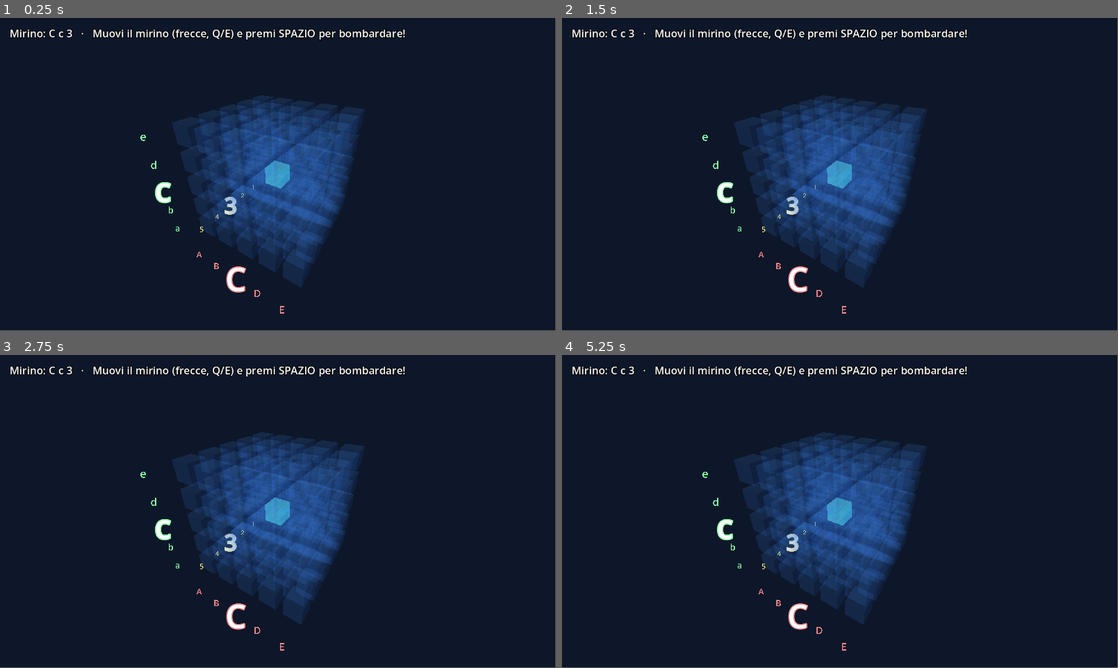
Above: before the commit, frames 1-4 (two rows, left to right).
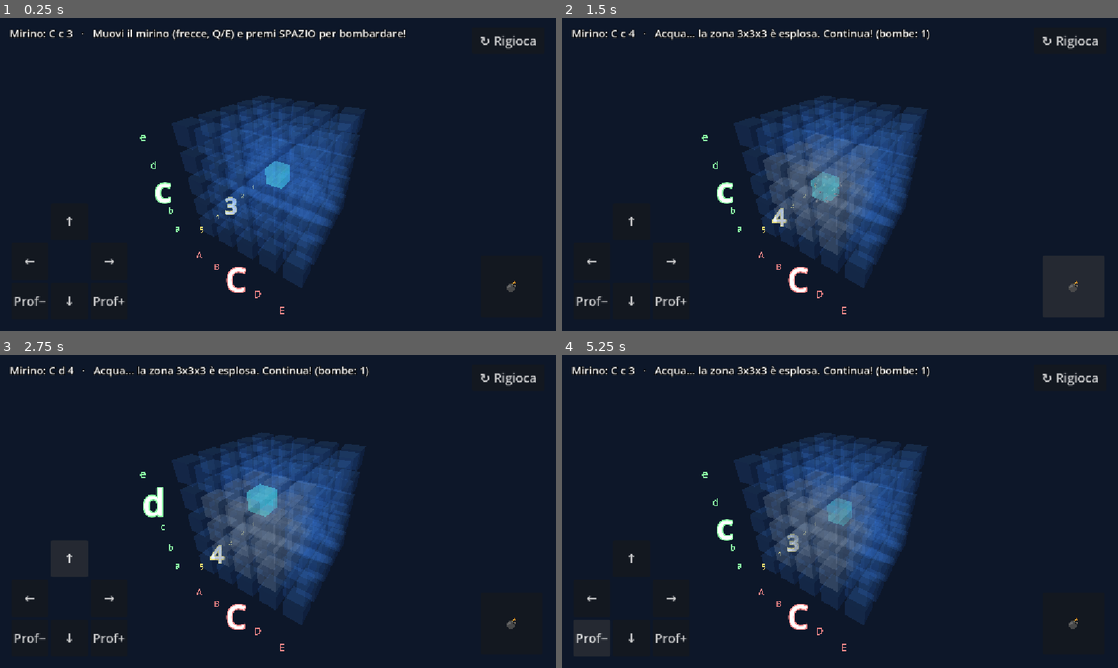
Above: after the commit, the same moments.

Repository: nicolaregge-pulse/corso-godot
Game: Godot game, scene res://main.tscn
The game is run twice, just before and just after one commit, with the same random seed, the same clock (stepped at 60 frames per second) and the same inputs.
Inputs (mouse positions are in pixels of both pictures, inside the frame that each line leads up to):
- Up to frame 1 (0.25 s): no input
- Up to frame 2 (1.5 s): click (673, 299) at 0.5 s, where only the run after the commit has a clickable "Prof+"; click (1073, 287) at 1.25 s, where only the run after the commit has a clickable "💣"
- Up to frame 3 (2.75 s): click (66, 558) at 2 s, where only the run after the commit has a clickable "↑"
- Up to frame 4 (5.25 s): click (589, 599) at 2.75 s, where only the run after the commit has a clickable "←"; click (673, 599) at 3.5 s, where only the run after the commit has a clickable "→"; click (628, 636) at 4.25 s, where only the run after the commit has a clickable "↓"; click (589, 636) at 5 s, where only the run after the commit has a clickable "Prof−"
In our replay, the window is 799x449 before the commit and 800x450 after it. These sizes can differ from the game's own. Grey fills any space a smaller window leaves; there, only what the larger window draws over its background counts as a difference.

The runs differ from the first frame. In frame 1, 1.9% of the frame differs, in the area x 1-97%, y 3-95%; in frame 2, 5.1%; in frame 3, 5.5%; in frame 4, 5.0%.

Commit message:
Battaglia 3D: comandi a tocco per telefono/tablet + adattamento schermo
- Joypad a schermo (mirino), tasti Prof-/Prof+ (profondità), 💣 (bomba),
  ↻ (rigioca); il dito trascinato gira il cubo (InputEventScreenDrag).
- I pulsanti hanno focus disattivato, così tastiera e touch convivono.
- project.godot: stretch canvas_items + aspect expand + orientamento
  landscape, per adattarsi agli schermi del telefono.
- README: istruzioni per l'export Web (HTML5) e GitHub Pages.

Co-Authored-By: Claude Opus 4.8 <noreply@anthropic.com>
Claude-Session: https://claude.ai/code/session_01Vq5FU5TvjomBhpm5HhNzUc

Diff:
--- a/battaglia-navale-3d/main.gd
+++ b/battaglia-navale-3d/main.gd
@@ -19,6 +19,10 @@
 #    - MOUSE trascinato   = gira il cubo (in più, se vuoi)
 #    - SPAZIO         = lancia la bomba sulla cella del mirino
 #    - INVIO          = rigioca
+#
+#  SUL TELEFONO (touch): joypad a schermo per il mirino, tasti Prof−/Prof+
+#  per la profondità, 💣 per la bomba, ↻ per rigiocare, e il DITO trascinato
+#  gira il cubo.
 # ============================================================
 
 # ---- Parametri (cambiali per sperimentare!) ----------------
@@ -47,6 +51,7 @@
 var _sub_coord: Vector3i
 var _sottomarino: Node3D
 var _etichetta: Label
+var _touch_layer: CanvasLayer
 var _messaggio: String = ""
 var _bombe: int = 0
 var _vinto: bool = false
@@ -57,6 +62,7 @@
 	_crea_ambiente()
 	_crea_griglia()
 	_crea_etichette_assi()
+	_crea_comandi_touch()
 	_nuova_partita()
 
 
@@ -168,6 +174,67 @@
 		l.font_size = 80
 		l.modulate = base
 		l.outline_size = 0
+
+
+# ---- Comandi a TOCCO (per telefono/tablet) ----
+# Un mini-joypad a schermo: così il gioco si può usare anche senza tastiera.
+func _crea_comandi_touch() -> void:
+	_touch_layer = CanvasLayer.new()
+	add_child(_touch_layer)
+	var s := Vector2(76, 76)
+	var passo := 82.0
+	# Joypad in basso a sinistra: colonna (← →) e fila (↑ ↓)
+	_btn("↑", s, "bl", Vector2(24 + passo, 24 + 2 * passo), _muovi_cursore.bind(Vector3i(0, 1, 0)))
+	_btn("←", s, "bl", Vector2(24, 24 + passo), _muovi_cursore.bind(Vector3i(-1, 0, 0)))
+	_btn("→", s, "bl", Vector2(24 + 2 * passo, 24 + passo), _muovi_cursore.bind(Vector3i(1, 0, 0)))
+	_btn("↓", s, "bl", Vector2(24 + passo, 24), _muovi_cursore.bind(Vector3i(0, -1, 0)))
+	# Profondità (il numero) ai due angoli bassi del joypad
+	_btn("Prof−", s, "bl", Vector2(24, 24), _muovi_cursore.bind(Vector3i(0, 0, -1)))
+	_btn("Prof+", s, "bl", Vector2(24 + 2 * passo, 24), _muovi_cursore.bind(Vector3i(0, 0, 1)))
+	# FUOCO (in basso a destra) e RIGIOCA (in alto a destra)
+	_btn("💣", Vector2(128, 128), "br", Vector2(28, 28), _spara_touch)
+	_btn("↻ Rigioca", Vector2(150, 54), "tr", Vector2(24, 20), _nuova_partita)
+
+
+func _btn(txt: String, dim: Vector2, corner: String, margine: Vector2, azione: Callable) -> void:
+	var b := Button.new()
+	b.text = txt
+	b.focus_mode = Control.FOCUS_NONE   # così le frecce restano per il gioco
+	b.add_theme_font_size_override("font_size", 26)
+	b.modulate = Color(1, 1, 1, 0.9)
+	_touch_layer.add_child(b)
+	_ancora(b, corner, margine, dim)
+	b.pressed.connect(azione)
+
+
+func _ancora(c: Control, corner: String, m: Vector2, dim: Vector2) -> void:
+	match corner:
+		"bl":   # basso-sinistra
+			c.anchor_left = 0; c.anchor_right = 0
+			c.anchor_top = 1;  c.anchor_bottom = 1
+			c.offset_left = m.x
+			c.offset_right = m.x + dim.x
+			c.offset_top = -m.y - dim.y
+			c.offset_bottom = -m.y
+		"br":   # basso-destra
+			c.anchor_left = 1; c.anchor_right = 1
+			c.anchor_top = 1;  c.anchor_bottom = 1
+			c.offset_left = -m.x - dim.x
+			c.offset_right = -m.x
+			c.offset_top = -m.y - dim.y
+			c.offset_bottom = -m.y
+		"tr":   # alto-destra
+			c.anchor_left = 1; c.anchor_right = 1
+			c.anchor_top = 0;  c.anchor_bottom = 0
+			c.offset_left = -m.x - dim.x
+			c.offset_right = -m.x
+			c.offset_top = m.y
+			c.offset_bottom = m.y + dim.y
+
+
+func _spara_touch() -> void:
+	if not _vinto:
+		_lancia_bomba(_cursore)
 
 
 # ---- Inizio (o ri-inizio) di una partita ----
@@ -254,6 +321,12 @@
 	if event is InputEventMouseMotion and (event.button_mask & MOUSE_BUTTON_MASK_LEFT):
 		_perno_camera.rotation.y -= event.relative.x * 0.008
 		_perno_camera.rotation.x = clamp(_perno_camera.rotation.x - event.relative.y * 0.008, -1.3, 1.3)
+		return
+
+	# Girare la telecamera trascinando il DITO (telefono/tablet)
+	if event is InputEventScreenDrag:
+		_perno_camera.rotation.y -= event.relative.x * 0.008
+		_perno_camera.rotation.x = clamp(_perno_camera.rotation.x - event.relative.y * 0.008, -1.4, 1.4)
 		return
 
 	if event is InputEventKey and event.pressed and not event.echo:
--- a/battaglia-navale-3d/project.godot
+++ b/battaglia-navale-3d/project.godot
@@ -14,6 +14,9 @@
 
 window/size/viewport_width=1152
 window/size/viewport_height=648
+window/stretch/mode="canvas_items"
+window/stretch/aspect="expand"
+window/handheld/orientation="landscape"
 
 [physics]
 
Not shown, changed: battaglia-navale-3d/README.md
